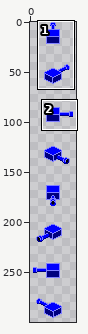
Sprite sheet -- tank_turret.png. Above, an overview of the earlier version with the close-up marked.
Close-up. The starting point:
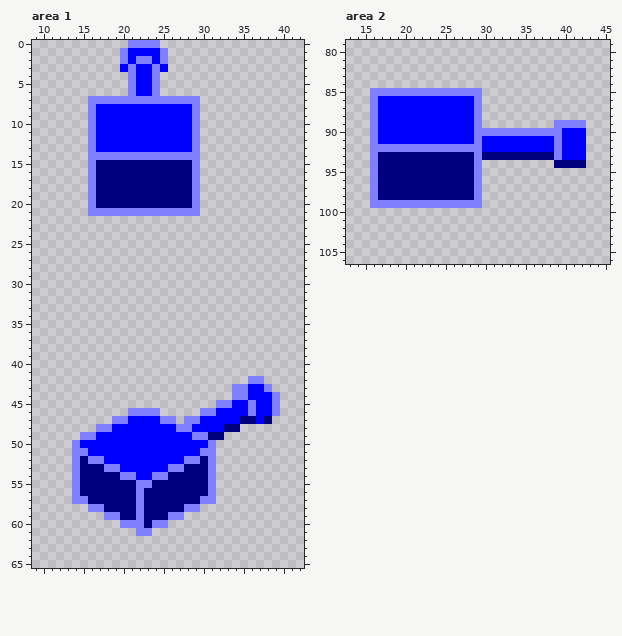
The file is 46x312 pixels. Colours within 5 levels of each other are drawn and written as one. Shown: area 1: x 9..42, y 0..65; area 2: x 13..45, y 79..106. The wide view leaves out empty margins. The commit also changed other parts of the picture, which this record leaves out.
The same view after the edit:
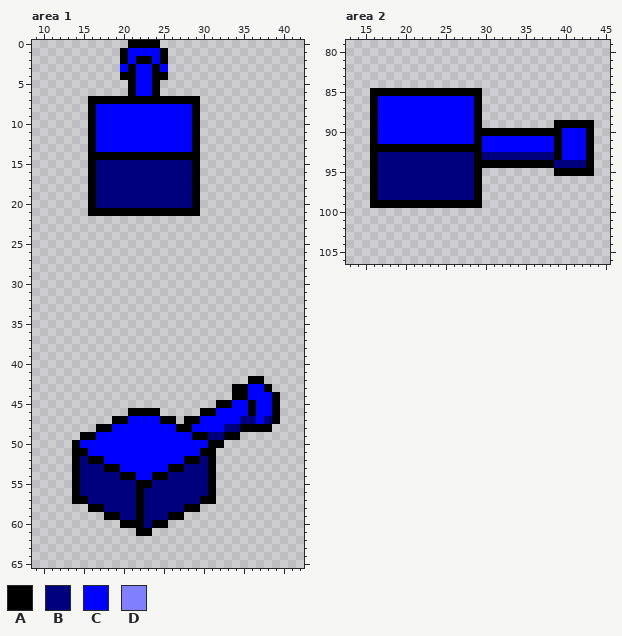
Palette (. is transparent): A #000000  B #00007f  C #0000ff  D #8080ff
Diff:
Changed rows in their new state; - is an unchanged pixel.
Area 1:
first column x 16:
 0 -----AAAA-----
 1 ----A----A----
 2 ----A-AA-A----
 3 -----A--A-----
 4 ----AA--AA----
 5 -----A--A-----
 6 -----A--A-----
 7 AAAAAAAAAAAAAA
 8 A------------A
 9 A------------A
10 A------------A
11 A------------A
12 A------------A
13 A------------A
14 AAAAAAAAAAAAAA
15 A------------A
16 A------------A
17 A------------A
18 A------------A
19 A------------A
20 A------------A
21 AAAAAAAAAAAAAA
first column x 14:
42 ----------------------AA--
43 --------------------AA--A-
44 --------------------AA---A
45 ------------------AA--A--A
46 -------AAAA-----AA----A--A
47 -----AA----AA-AA---------A
48 ---AA--------AA------AAAA-
49 -AA------------AA--AA-----
50 A----------------AA-------
51 AA--------------AA--------
52 A-AA----------AA-A--------
53 A---AA------AA---A--------
54 A-----AA--AA-----A--------
55 A-------AA-------A--------
56 A-------A--------A--------
57 AA------A-------AA--------
58 --AA----A-----AA----------
59 ----AA--A---AA------------
60 ------AAA-AA--------------
61 --------AA----------------
Area 2:
first column x 16:
 85 AAAAAAAAAAAAAA--------------
 86 A------------A--------------
 87 A------------A--------------
 88 A------------A--------------
 89 A------------A---------AAAAA
 90 A------------AAAAAAAAAAA---A
 91 A------------A---------A---A
 92 AAAAAAAAAAAAAA---------A---A
 93 A------------A---------A---A
 94 A------------AAAAAAAAAA----A
 95 A------------A---------AAAAA
 96 A------------A--------------
 97 A------------A--------------
 98 A------------A--------------
 99 AAAAAAAAAAAAAA--------------
